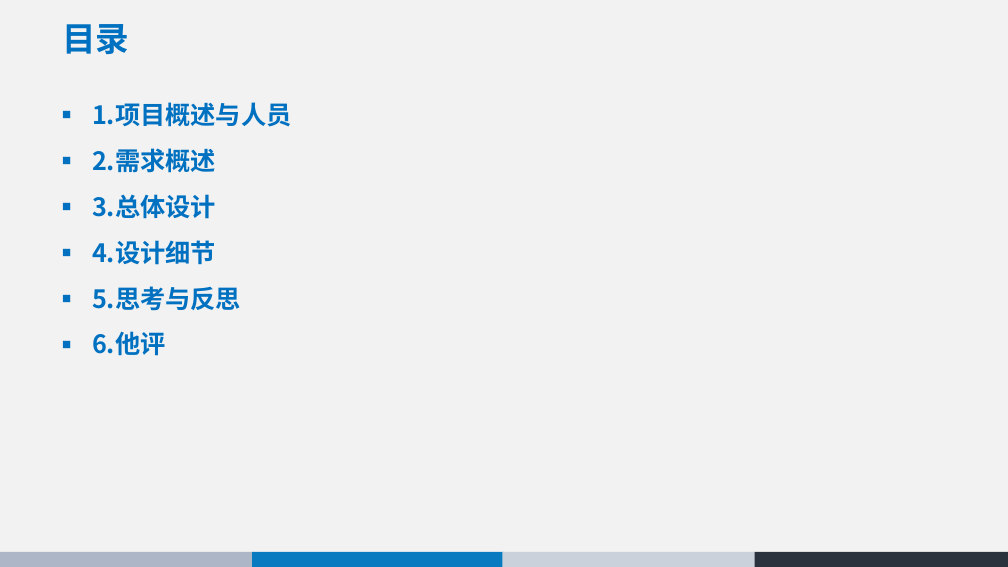
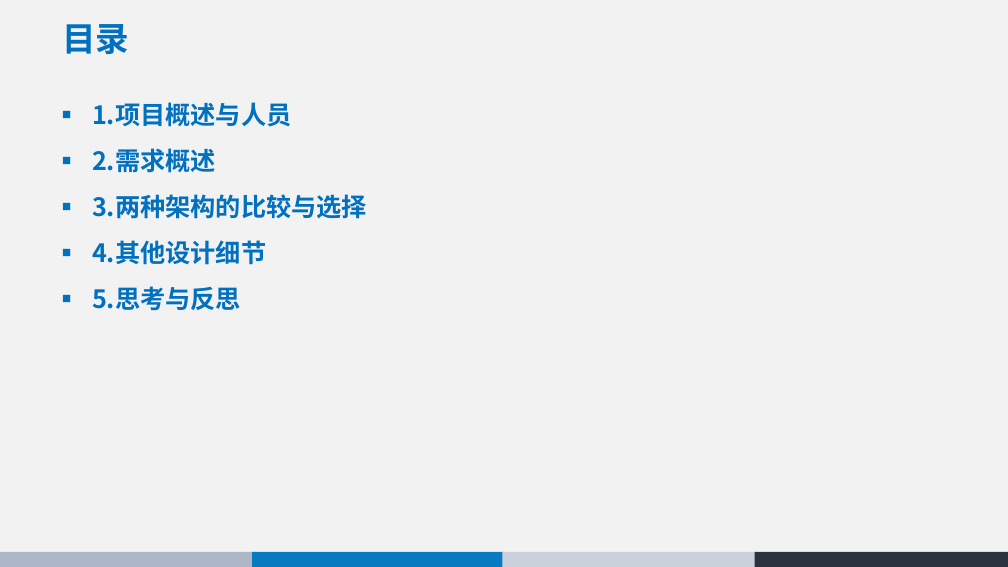
Before and after one commit to 74237423/Architecture, a slide deck: slide 2 of 同城互助系统 - 体系结构设计.pptx. Drawn at 1008x567 pixels with LibreOffice and Linux fonts; fonts in the diff are those of the drawing. Boxes give left, top, right and bottom in pixels: in the first picture for what was removed or moved away, otherwise in the second. Text is boxed around its words. In the diff, an @@ line names an element or a change of style, - is before the commit and + after.

```diff
--- a/同城互助系统 - 体系结构设计.pptx
+++ b/同城互助系统 - 体系结构设计.pptx
@@ text at [92, 194, 367, 265]: text changed @@
-■ 3.总体设计
-■ 4.设计细节
+■ 3.两种架构的比较与选择
+■ 4.其他设计细节
@@ text at [92, 331, 165, 356]: paragraph removed @@
-■ 6.他评
```
Also in this commit, not shown: 4 other slides changed, 6 slides added, 7 slides removed, 1 other file.
